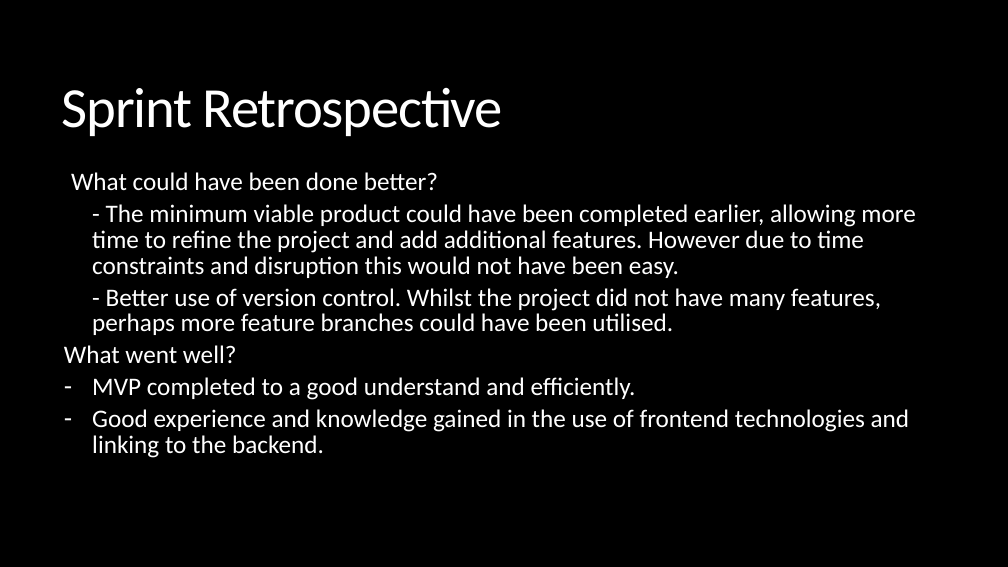
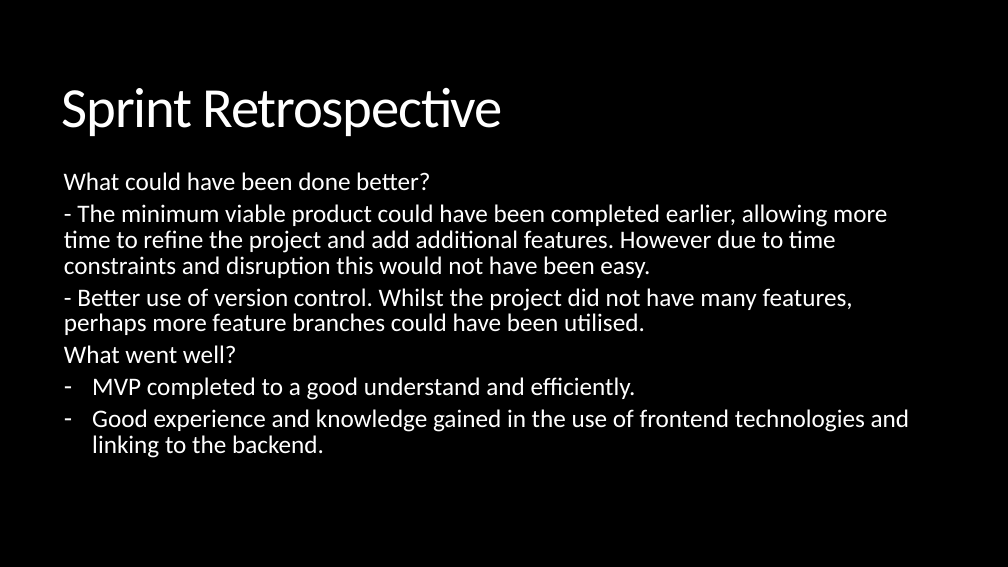
Before and after one commit to lewiscpearson/QA-Project-2-FootballSquadBuilder, a slide deck: slide 14 of documentation/Footbal Squad Builder.pptx (slide 13 before the commit). Drawn at 1008x567 pixels with LibreOffice and Linux fonts; fonts in the diff are those of the drawing. Boxes give left, top, right and bottom in pixels: in the first picture for what was removed or moved away, otherwise in the second. Text is boxed around its words. In the diff, an @@ line names an element or a change of style, - is before the commit and + after.

```diff
--- a/documentation/Footbal Squad Builder.pptx
+++ b/documentation/Footbal Squad Builder.pptx
@@ text at (64, 172, 887, 335): bullet   to none @@
```
Also in this commit, not shown: 5 other slides changed, 3 slides added, 2 slides removed, 1 other file.
